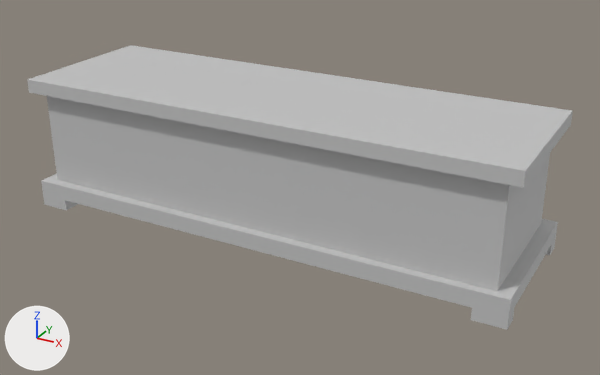
Renders of the FBX model Assets/FBX/A3D_magasin_table_02_.fbx from each side of a commit.
Both versions are drawn from a camera (50 mm lens) standing at (0.79, -0.016, 0.155) and looking at (0.254, 0.959, -0.332). The axes (+X, +Y, +Z) are drawn at lower left. The lights are the same throughout. Where no turn or scale is listed for an object, it has been applied to the vertices.
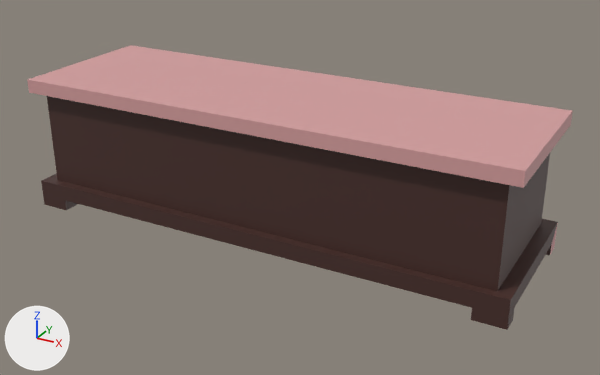
The newer file is also turned or shifted as a whole; pictures and numbers use the older file's frame.

Boxes (x1, y1, x2, y2) around the edits, measured in the pictures (600 x 375 px):
part 1 of me_mesh, recoloured (grey to pink)
    both: (27, 45, 572, 171)
part 2 of me_mesh, recoloured (grey to brown)
    both: (27, 80, 525, 188)
part 3 of me_mesh, recoloured (grey to brown)
    both: (524, 111, 573, 187)
part 4 of me_mesh, recoloured
    both: (550, 223, 558, 255)
part 5 of me_mesh, recoloured (grey to brown)
    both: (41, 96, 558, 330)

Diff of the bpy script that builds the scene:
```diff
--- a/Assets/FBX/A3D_magasin_table_02_.fbx.py
+++ b/Assets/FBX/A3D_magasin_table_02_.fbx.py
@@ mat_lambert78 @@
+mat_lambert78 = principled_material('lambert78')
+mat_lambert78.base_color = (0.067, 0.0275, 0.0223)  # brown #492e29
@@ mat_lambert75 @@
+mat_lambert75 = principled_material('lambert75')
+mat_lambert75.base_color = (0.672, 0.345, 0.345)  # pink #d69f9f
@@ me_mesh @@
 me_mesh.from_pydata(...)  # 48 vertices, 37 faces; spans x -0.373..0.373, y -0.12..0.12, z -0.103..0.103
 # used by ob_pcube5; location = (0.227, 0.961, -0.298)
+# me_mesh part 1: all 3 faces centred in x 0.0, y 0.0..0.119, z 0.082..0.103 switch from mat_lambert19 (light grey #c5c5c5) to mat_lambert75 (pink #d69f9f)
+# me_mesh part 2: all 2 faces centred in x 0.0, y -0.119..-0.112, z 0.083..0.093 switch from mat_lambert19 (light grey #c5c5c5) to mat_lambert75 (pink #d69f9f)
+# me_mesh part 3: all 2 faces centred in x 0.363..0.373, y 0.0, z 0.083..0.093 switch from mat_lambert19 (light grey #c5c5c5) to mat_lambert75 (pink #d69f9f)
+# me_mesh part 4: the 1 face centred in x 0.373, y 0.107, z -0.087 switches from mat_lambert19 (light grey #c5c5c5) to mat_lambert75 (pink #d69f9f)
+# me_mesh part 5: 27 of the faces centred in x -0.373..0.373, y -0.12..0.12, z -0.095..0.011 switch from mat_lambert19 (light grey #c5c5c5) to mat_lambert78 (brown #492e29)
```
